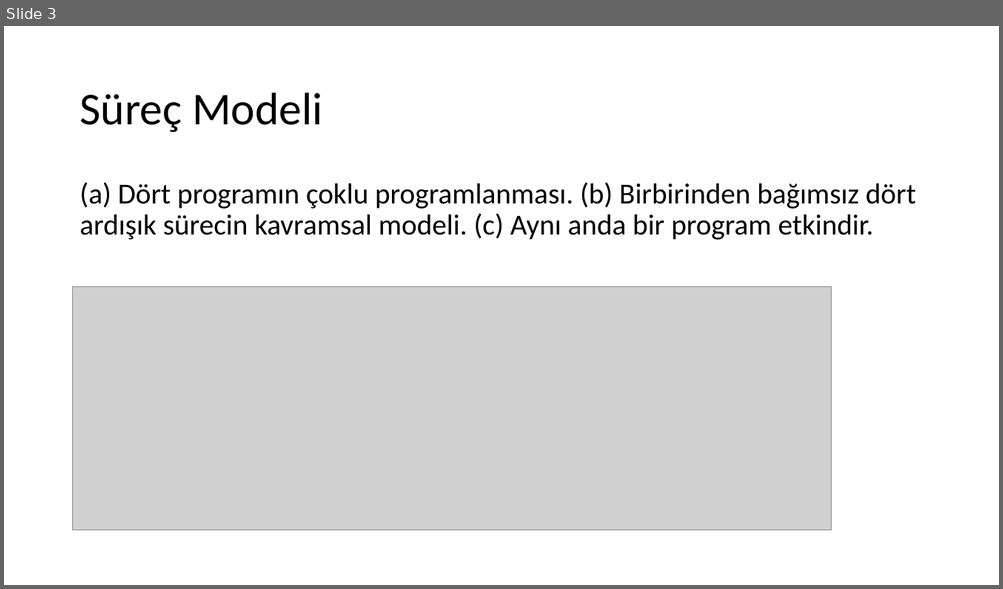
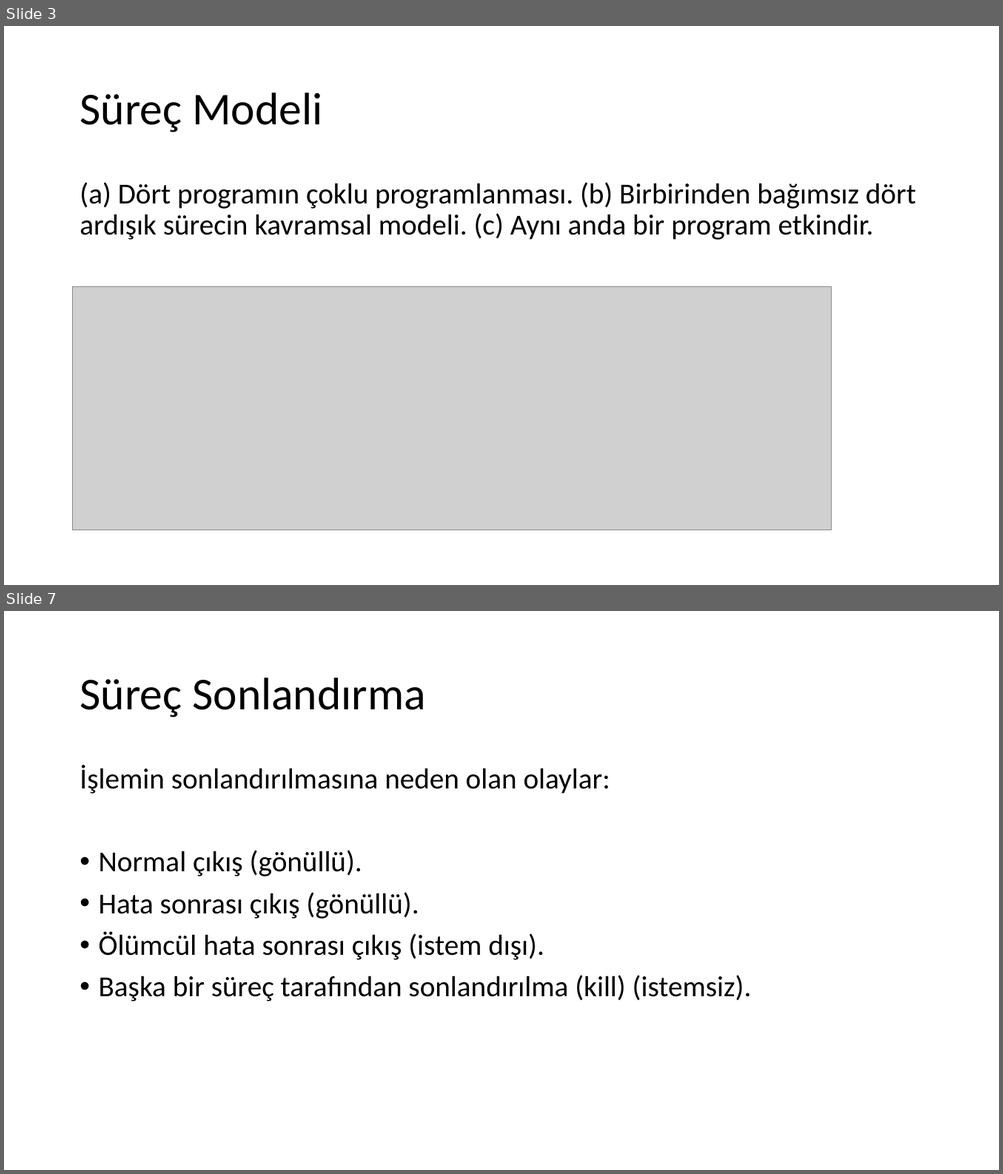
Before and after one commit to sercankulcu/sercankulcu.github.io, a slide deck: assets/teaching/os/2_Bolum_2_Surecler.pptx. Shown one above the other, each under a label of ours: slide 3 before the commit, slides 3 and 7 after it; the slides between them are not shown. The pictures are 1003x589 and 1003x1174 pixels, drawn with LibreOffice and Linux fonts; fonts in the diff are those of the drawing; grey boxes stand for pictures. Boxes give left, top, right and bottom in pixels: in the first picture for what was removed or moved away, otherwise in the second. Text is boxed around its words. In the diff, an @@ line names an element or a change of style, - is before the commit and + after.

```diff
--- a/assets/teaching/os/2_Bolum_2_Surecler.pptx
+++ b/assets/teaching/os/2_Bolum_2_Surecler.pptx
@@ slide 7 added at [4, 611, 999, 1170], background #FFFFFF @@
@@ title added at [79, 678, 426, 718], 44 pt, text #000000 @@
+Süreç Sonlandırma
@@ text added at [79, 765, 751, 1002], 28 pt, text #000000 @@
+İşlemin sonlandırılmasına neden olan olaylar:
+• Normal çıkış (gönüllü).
+• Hata sonrası çıkış (gönüllü).
+• Ölümcül hata sonrası çıkış (istem dışı).
+• Başka bir süreç tarafından sonlandırılma (kill) (istemsiz).
```
Also in this commit, not shown: 14 other slides added, 1 other file.
